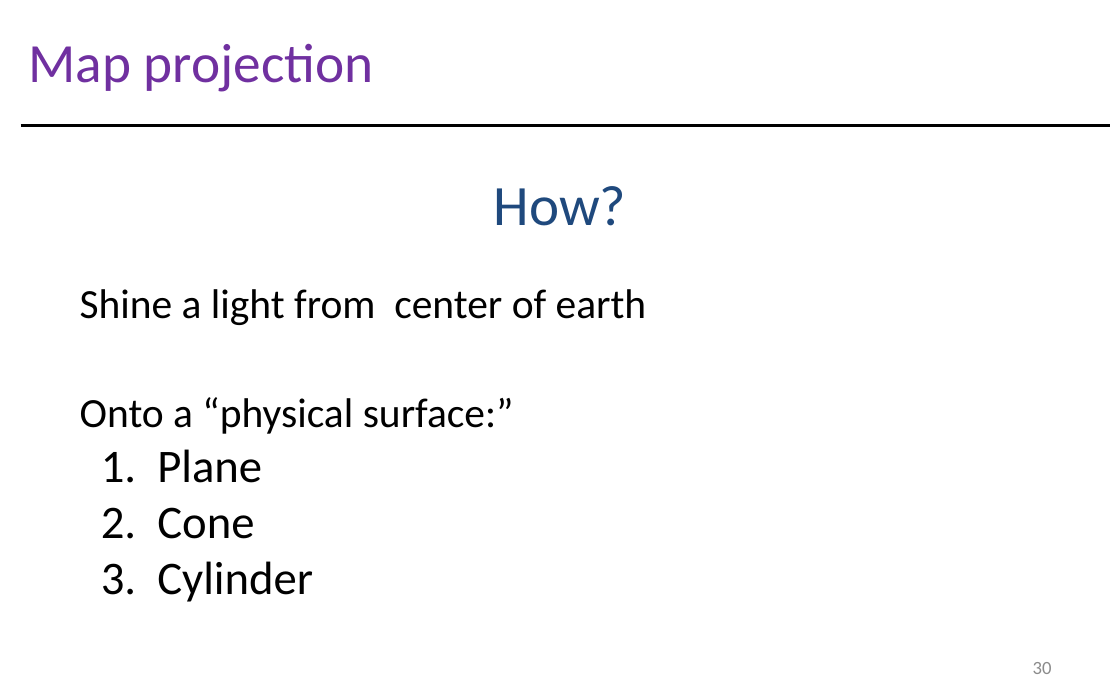
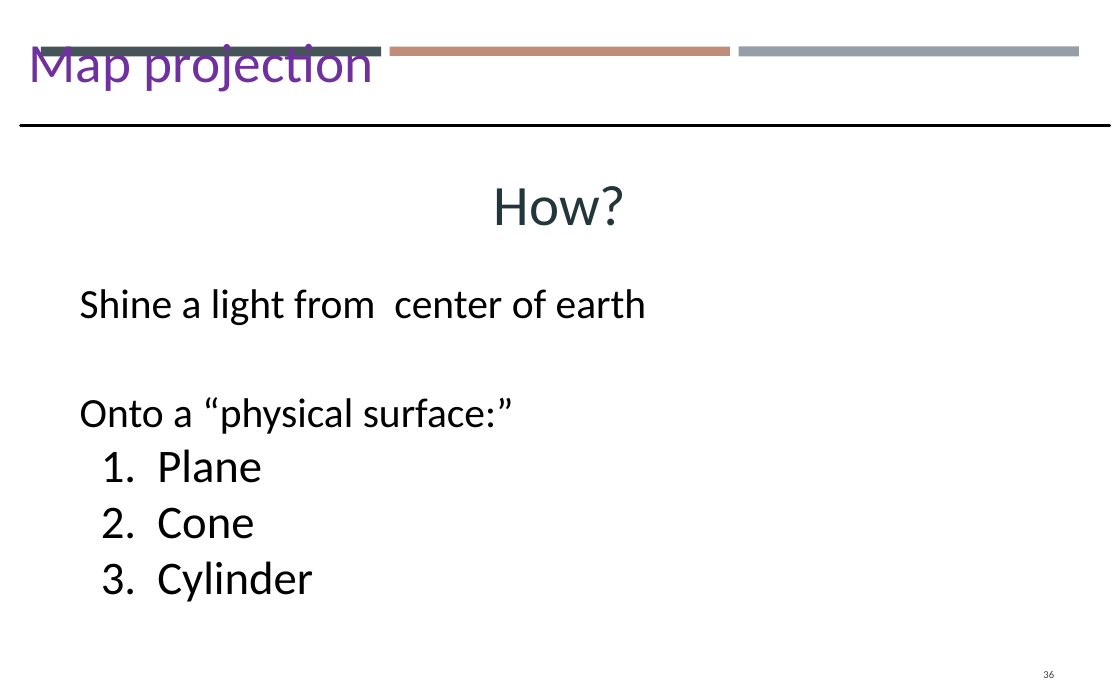
Before and after one commit to gisynw/GIS_I, a slide deck: slide 36 of docs/Lectures/Week03/Lecture02_GEOG2475_Datum.pptx (slide 30 before the commit). Drawn at 1120x700 pixels with LibreOffice and Linux fonts; fonts in the diff are those of the drawing. Boxes give left, top, right and bottom in pixels: in the first picture for what was removed or moved away, otherwise in the second. Text is boxed around its words. In the diff, an @@ line names an element or a change of style, - is before the commit and + after.

```diff
--- a/docs/Lectures/Week03/Lecture02_GEOG2475_Datum.pptx
+++ b/docs/Lectures/Week03/Lecture02_GEOG2475_Datum.pptx
@@ rectangle added at bbox=[41, 47, 381, 57], fill #465359 @@
@@ rectangle added at bbox=[390, 47, 729, 56], fill #C18C78 @@
@@ rectangle added at bbox=[739, 46, 1079, 56], fill #969FA7 @@
@@ text "How?" at bbox=[494, 186, 626, 226]: text colour #1F497D to #22363C @@
@@ page number at bbox=[1043, 671, 1054, 678]: text changed; size 10.8 to 6.1 pt; text colour #8C8C8C to #404040 @@
-30
+36
```
Also in this commit, not shown: 64 other slides changed, 8 slides added, 2 slides removed, 2 other files.
